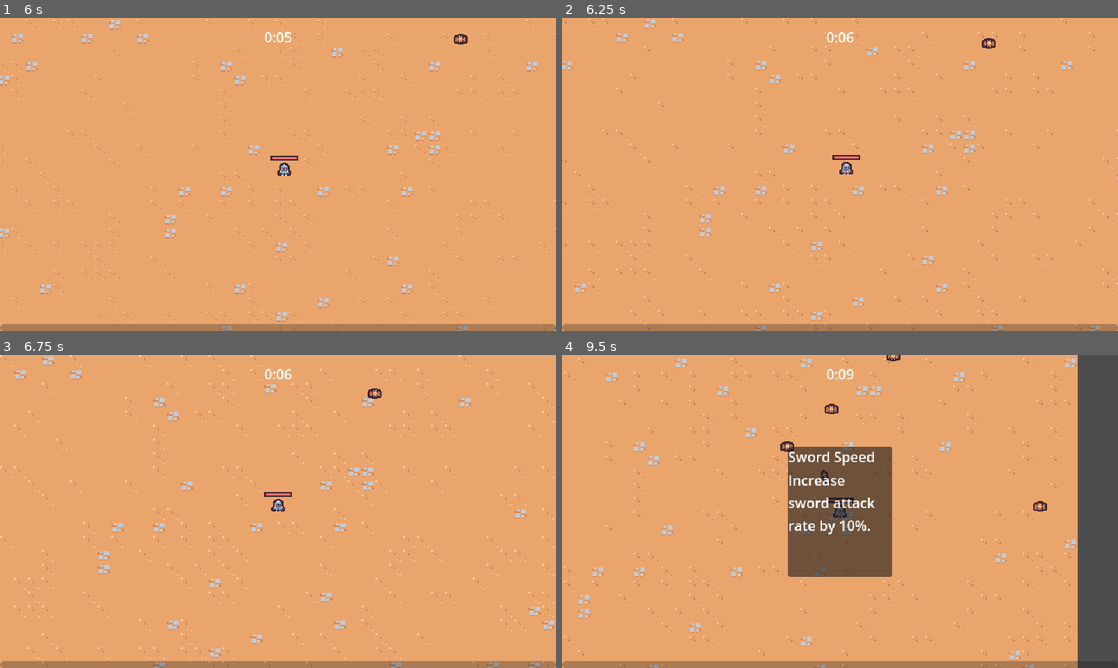
Above: before the commit, frames 1-4 (two rows, left to right).
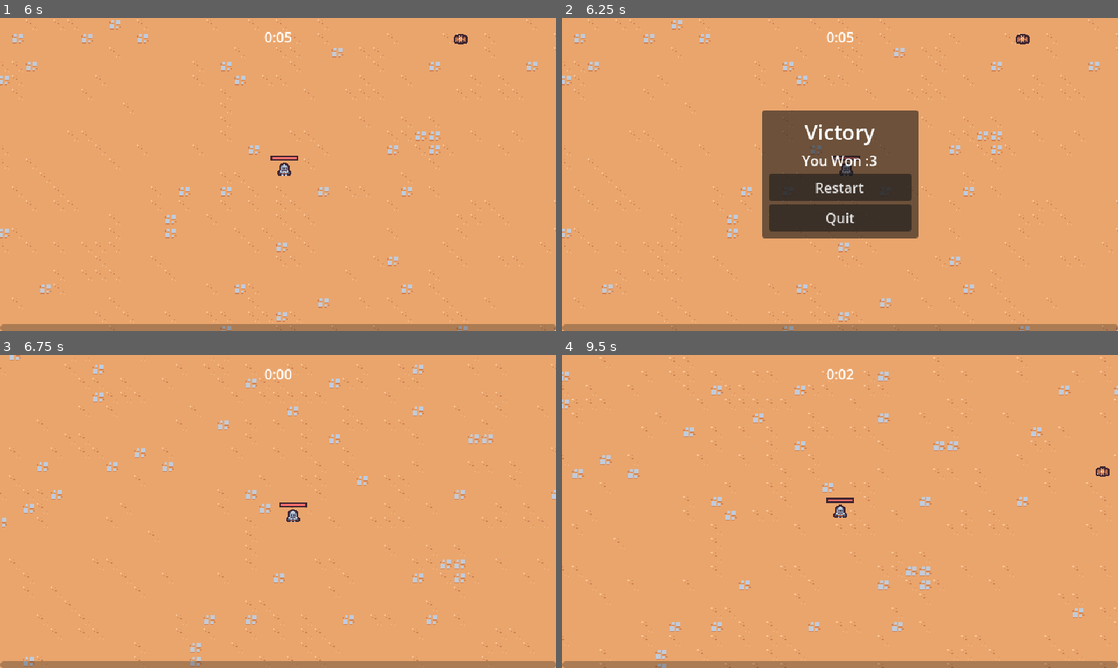
Above: after the commit, the same moments.

Repository: Osama-cs/GameDevPractise
Game: Godot game, scene res://scenes/main/main.tscn
Same seed, same stepped clock (60 frames per second), same inputs: the game is played once before the commit and once after it.
Inputs (mouse positions are in pixels of both pictures, inside the frame that each line leads up to):
- Up to frame 1 (6 s): move the mouse to (400, 158) at 0.52 s; press the mouse at (400, 158) at 0.53 s; hold D (move_right) 0.53-1.28 s; move the mouse to (166, 190) at 1.27 s; release the mouse at (166, 190) at 1.28 s; hold S (move_down) 1.28-2.03 s; click (166, 190) at 1.35 s; move the mouse to (333, 105) at 2.02 s; press the mouse at (333, 105) at 2.03 s; hold D (move_right) 2.03-2.78 s; move the mouse to (250, 237) at 2.77 s; release the mouse at (250, 237) at 2.78 s; hold W (move_up) 2.78-3.53 s; click (250, 237) at 2.85 s; move the mouse to (444, 221) at 3.52 s; press the mouse at (444, 221) at 3.53 s; hold A (move_left) 3.53-5.03 s; move the mouse to (111, 127) at 4.27 s; release the mouse at (111, 127) at 4.28 s; click (111, 127) at 4.35 s; move the mouse to (305, 174) at 5.02 s; press the mouse at (305, 174) at 5.03 s; hold S (move_down) 5.03-5.78 s; move the mouse to (194, 96) at 5.77 s; release the mouse at (194, 96) at 5.78 s; hold D (move_right) from 5.78 s (still down); click (194, 96) at 5.85 s
- Up to frame 2 (6.25 s): keep holding D (move_right)
- Up to frame 3 (6.75 s): release D (move_right) at 6.5 s; click (278, 524) at 6.5 s, where only the run after the commit has a clickable "Restart"
- Up to frame 4 (9.5 s): tap Enter at 7.25 s; move the mouse to (962, 495) at 7.27 s; press the mouse at (962, 495) at 7.28 s; hold W (move_up) 7.28-8.03 s; move the mouse to (728, 527) at 8.02 s; release the mouse at (728, 527) at 8.03 s; hold D (move_right) 8.03-8.78 s; click (728, 527) at 8.1 s; move the mouse to (895, 442) at 8.77 s; press the mouse at (895, 442) at 8.78 s; hold S (move_down) from 8.78 s (still down)

Frame 1 is identical in both runs. In frame 2, 15% of the frame differs, in the area x 0-100%, y 0-100%; in frame 3, 4.8%; in frame 4, 19%.

Commit message:
Made a basic victory screen.
It has two button, one that resets the game and one that quits out of the game.

Diff:
--- a/scenes/manager/arena_time_manager.gd
+++ b/scenes/manager/arena_time_manager.gd
@@ -1,8 +1,20 @@
 extends Node
+
+@export var victory_screen_scene: PackedScene
 
 #Assiging a node to a varaible when it is ready to be used.
 #Allows us to fetch the timer from here instead of the scene tree.
 @onready var timer = $Timer
 
+
+func _ready():
+	timer.timeout.connect(on_timer_timeout)
+
+
 func get_time_elapsed():
 	return timer.wait_time - timer.time_left
+
+
+func on_timer_timeout():
+	var victory_screen_instance = victory_screen_scene.instantiate()
+	add_child(victory_screen_instance)
--- a/scenes/manager/arena_time_manager.tscn
+++ b/scenes/manager/arena_time_manager.tscn
@@ -1,11 +1,13 @@
-[gd_scene load_steps=2 format=3 uid="uid://cckkoltiy25el"]
+[gd_scene load_steps=3 format=3 uid="uid://cckkoltiy25el"]
 
 [ext_resource type="Script" path="res://scenes/manager/arena_time_manager.gd" id="1_qjyx5"]
+[ext_resource type="PackedScene" uid="uid://c31wkla8xce26" path="res://scenes/ui/victory_screen.tscn" id="2_waxms"]
 
 [node name="ArenaTimeManager" type="Node"]
 script = ExtResource("1_qjyx5")
+victory_screen_scene = ExtResource("2_waxms")
 
 [node name="Timer" type="Timer" parent="."]
-wait_time = 120.0
+wait_time = 6.0
 one_shot = true
 autostart = true
--- /dev/null
+++ b/scenes/ui/victory_screen.gd
@@ -0,0 +1,16 @@
+extends CanvasLayer
+
+
+func _ready():
+	get_tree().paused = true
+	$%RestartButton.pressed.connect(on_restart_button_pressed)
+	$%QuitButton.pressed.connect(on_quit_button_pressed)
+
+
+func on_restart_button_pressed():
+	get_tree().paused = false
+	get_tree().change_scene_to_file("res://scenes/main/main.tscn")
+
+
+func on_quit_button_pressed():
+	get_tree().quit()
--- /dev/null
+++ b/scenes/ui/victory_screen.tscn
@@ -0,0 +1,53 @@
+[gd_scene load_steps=2 format=3 uid="uid://c31wkla8xce26"]
+
+[ext_resource type="Script" path="res://scenes/ui/victory_screen.gd" id="1_pc77t"]
+
+[node name="VictoryScreen" type="CanvasLayer"]
+process_mode = 3
+script = ExtResource("1_pc77t")
+
+[node name="MarginContainer" type="MarginContainer" parent="."]
+anchors_preset = 15
+anchor_right = 1.0
+anchor_bottom = 1.0
+grow_horizontal = 2
+grow_vertical = 2
+
+[node name="PanelContainer" type="PanelContainer" parent="MarginContainer"]
+layout_mode = 2
+size_flags_horizontal = 4
+size_flags_vertical = 4
+
+[node name="MarginContainer" type="MarginContainer" parent="MarginContainer/PanelContainer"]
+custom_minimum_size = Vector2(180, 0)
+layout_mode = 2
+theme_override_constants/margin_left = 8
+theme_override_constants/margin_top = 8
+theme_override_constants/margin_right = 8
+theme_override_constants/margin_bottom = 8
+
+[node name="VBoxContainer" type="VBoxContainer" parent="MarginContainer/PanelContainer/MarginContainer"]
+layout_mode = 2
+
+[node name="VictoryTitle" type="Label" parent="MarginContainer/PanelContainer/MarginContainer/VBoxContainer"]
+layout_mode = 2
+theme_override_font_sizes/font_size = 24
+text = "Victory"
+horizontal_alignment = 1
+vertical_alignment = 1
+
+[node name="VictoryDescription" type="Label" parent="MarginContainer/PanelContainer/MarginContainer/VBoxContainer"]
+layout_mode = 2
+text = "You Won :3"
+horizontal_alignment = 1
+vertical_alignment = 1
+
+[node name="RestartButton" type="Button" parent="MarginContainer/PanelContainer/MarginContainer/VBoxContainer"]
+unique_name_in_owner = true
+layout_mode = 2
+text = "Restart"
+
+[node name="QuitButton" type="Button" parent="MarginContainer/PanelContainer/MarginContainer/VBoxContainer"]
+unique_name_in_owner = true
+layout_mode = 2
+text = "Quit"
